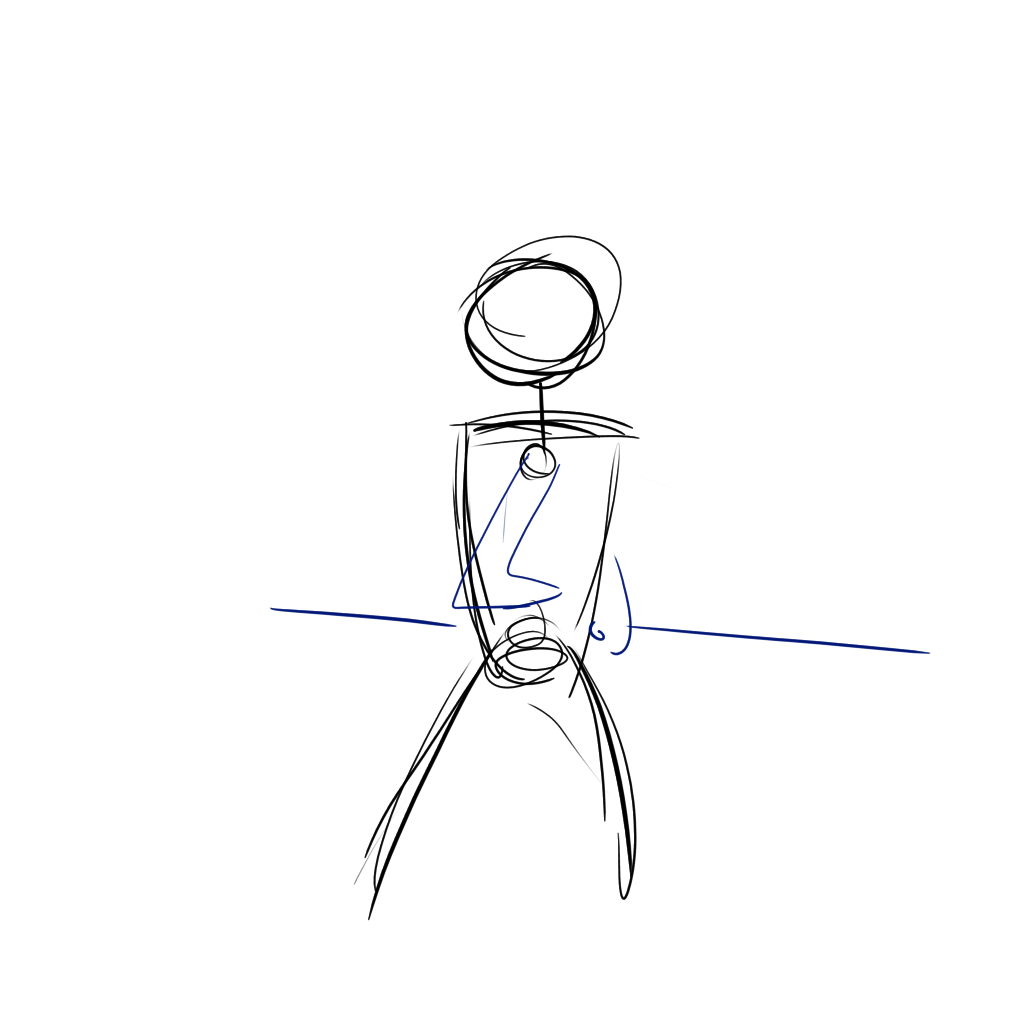
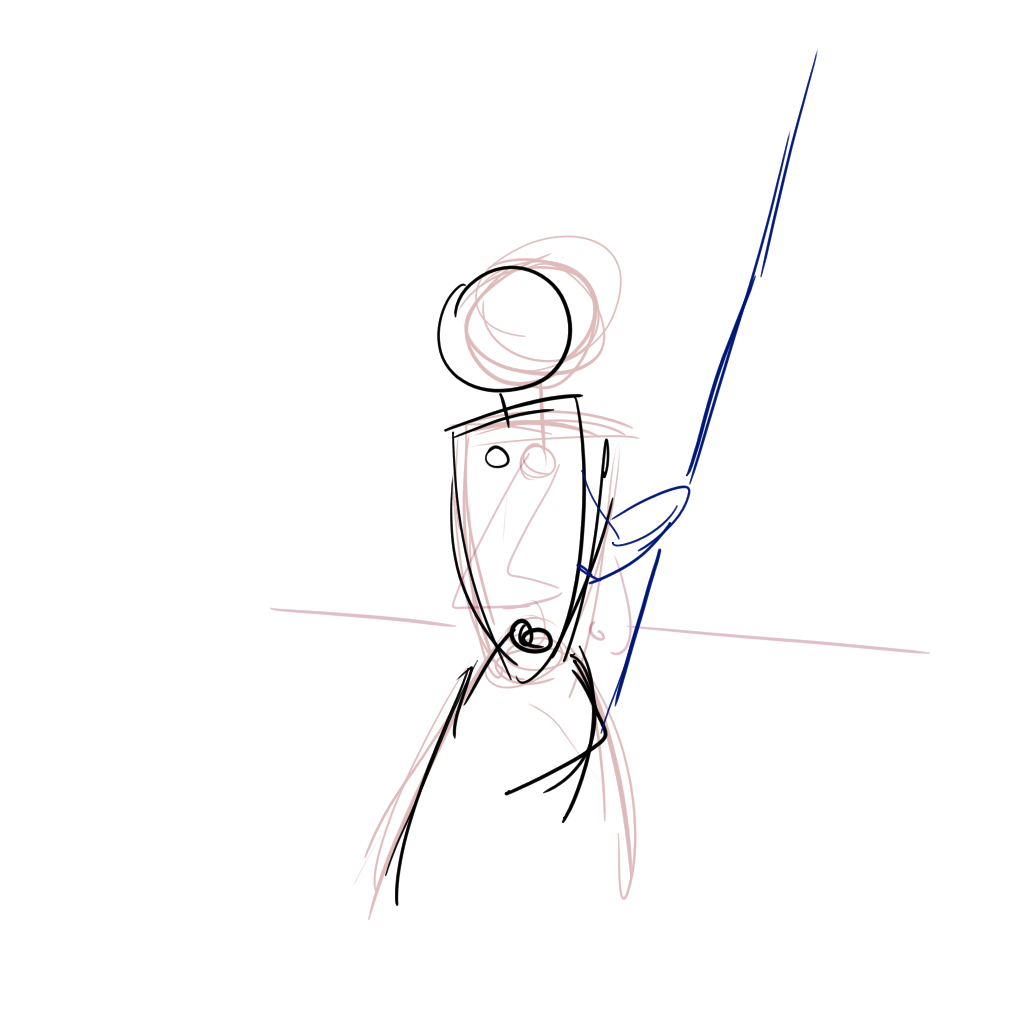
Comparing the layer stacks of the two 1024px x 1024px images. Changes:
painted on "Paint Layer 1" (1st of 2) over [320, 235, 704, 921]
